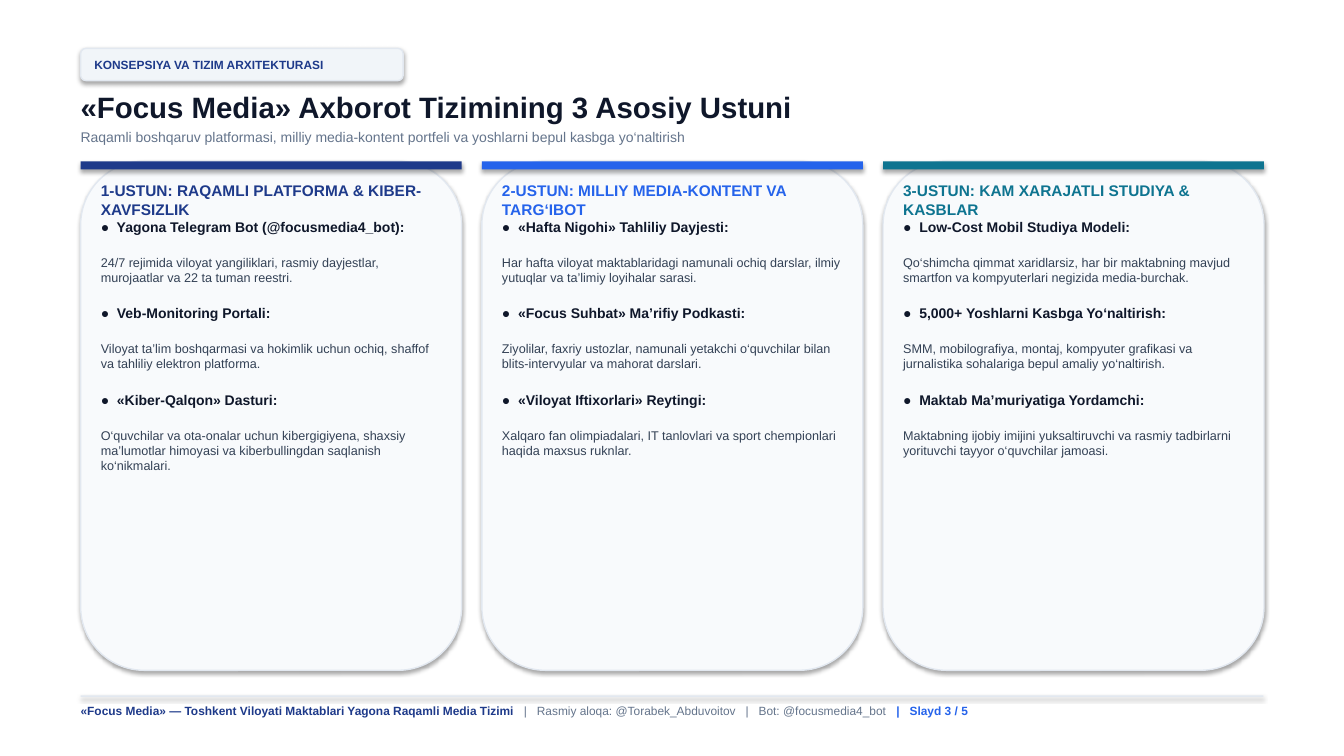
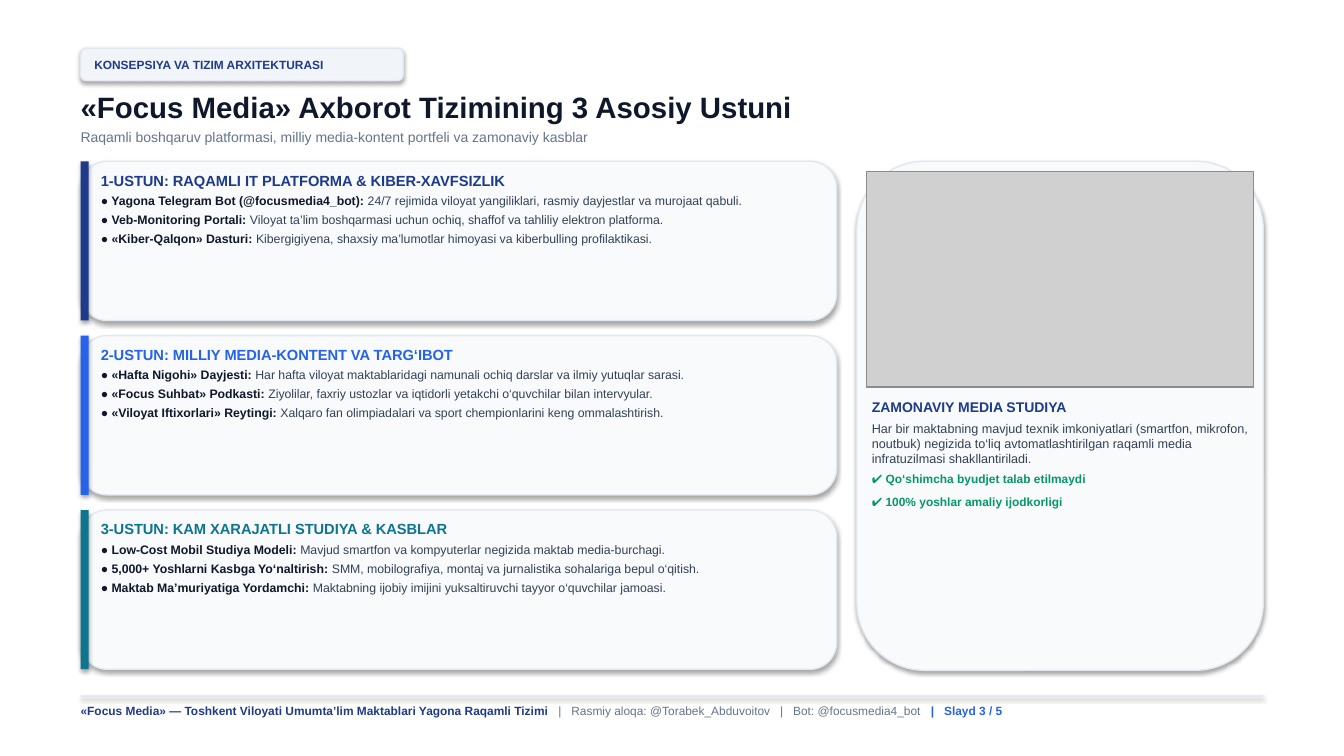
Before and after one commit to abduvoitov11/focus-media-toshkent, a slide deck: slide 3 of Focus_Media_Toshkent_Viloyati_5_Slayd.pptx. Drawn at 1344x756 pixels with LibreOffice and Linux fonts; fonts in the diff are those of the drawing; grey boxes stand for pictures. Boxes give left, top, right and bottom in pixels: in the first picture for what was removed or moved away, otherwise in the second. Text is boxed around its words. In the diff, an @@ line names an element or a change of style, - is before the commit and + after.

Commit message:
Refine: Add generated Focus Media logo and 3D illustration, streamline structure

```diff
--- a/Focus_Media_Toshkent_Viloyati_5_Slayd.pptx
+++ b/Focus_Media_Toshkent_Viloyati_5_Slayd.pptx
@@ text at box(81, 132, 588, 145): text changed @@
-Raqamli boshqaruv platformasi, milliy media-kontent portfeli va yoshlarni bepul kasbga yo‘naltirish
+Raqamli boshqaruv platformasi, milliy media-kontent portfeli va zamonaviy kasblar
@@ rounded rectangle removed at box(81, 161, 462, 670) @@
@@ rectangle removed at box(81, 161, 462, 169) @@
@@ rounded rectangle added at box(81, 161, 837, 321), fill #F8FAFC, outline #E2E8F0 1 pt @@
@@ rectangle added at box(81, 161, 89, 321), fill #1E3A8A @@
@@ text at box(101, 175, 742, 246): text changed; size 9 to 8.8 pt @@
-1-USTUN: RAQAMLI PLATFORMA & KIBER-XAVFSIZLIK
-● Yagona Telegram Bot (@focusmedia4_bot):
-24/7 rejimida viloyat yangiliklari, rasmiy dayjestlar, murojaatlar va 22 ta tuman reestri.
-● Veb-Monitoring Portali:
-Viloyat ta’lim boshqarmasi va hokimlik uchun ochiq, shaffof va tahliliy elektron platforma.
-● «Kiber-Qalqon» Dasturi:
-O‘quvchilar va ota-onalar uchun kibergigiyena, shaxsiy ma’lumotlar himoyasi va kiberbullingdan saqlanish ko‘nikmalari.
+1-USTUN: RAQAMLI IT PLATFORMA & KIBER-XAVFSIZLIK
+● Yagona Telegram Bot (@focusmedia4_bot): 24/7 rejimida viloyat yangiliklari, rasmiy dayjestlar va murojaat qabuli.
+● Veb-Monitoring Portali: Viloyat ta’lim boshqarmasi uchun ochiq, shaffof va tahliliy elektron platforma.
+● «Kiber-Qalqon» Dasturi: Kibergigiyena, shaxsiy ma’lumotlar himoyasi va kiberbulling profilaktikasi.
@@ rounded rectangle removed at box(482, 161, 863, 670) @@
@@ rectangle removed at box(482, 161, 863, 169) @@
@@ rounded rectangle: place and size @@
-rounded rectangle at box(883, 161, 1264, 670)
+rounded rectangle at box(857, 161, 1263, 670)
@@ picture added at box(867, 171, 1253, 387) @@
@@ rectangle removed at box(883, 161, 1264, 169) @@
@@ rounded rectangle added at box(81, 336, 837, 495), fill #F8FAFC, outline #E2E8F0 1 pt @@
@@ rectangle added at box(81, 336, 89, 495), fill #2563EB @@
@@ text at box(101, 349, 453, 360): size 11 to 10.5 pt in "2-USTUN: MILLIY MEDIA-KONTENT VA TARG‘IBOT" @@
@@ text "2-USTUN: MILLIY MEDIA-KONTENT VA TARG‘IBOT": place and size @@
-text "2-USTUN: MILLIY MEDIA-KONTENT VA TARG‘IBOT" at box(502, 185, 840, 458)
+text "2-USTUN: MILLIY MEDIA-KONTENT VA TARG‘IBOT" at box(101, 349, 684, 420)
@@ text at box(112, 370, 684, 420): text changed; size 9 to 8.8 pt @@
-● «Hafta Nigohi» Tahliliy Dayjesti:
-Har hafta viloyat maktablaridagi namunali ochiq darslar, ilmiy yutuqlar va ta’limiy loyihalar sarasi.
-● «Focus Suhbat» Ma’rifiy Podkasti:
-Ziyolilar, faxriy ustozlar, namunali yetakchi o‘quvchilar bilan blits-intervyular va mahorat darslari.
-● «Viloyat Iftixorlari» Reytingi:
-Xalqaro fan olimpiadalari, IT tanlovlari va sport chempionlari haqida maxsus ruknlar.
+● «Hafta Nigohi» Dayjesti: Har hafta viloyat maktablaridagi namunali ochiq darslar va ilmiy yutuqlar sarasi.
+● «Focus Suhbat» Podkasti: Ziyolilar, faxriy ustozlar va iqtidorli yetakchi o‘quvchilar bilan intervyular.
+● «Viloyat Iftixorlari» Reytingi: Xalqaro fan olimpiadalari va sport chempionlarini keng ommalashtirish.
@@ text added at box(872, 402, 1248, 508), 9 pt, text #334155 @@
+ZAMONAVIY MEDIA STUDIYA
+Har bir maktabning mavjud texnik imkoniyatlari (smartfon, mikrofon, noutbuk) negizida to‘liq avtomatlashtirilgan raqamli media infratuzilmasi shakllantiriladi.
+✔ Qo‘shimcha byudjet talab etilmaydi
+✔ 100% yoshlar amaliy ijodkorligi
@@ rounded rectangle added at box(81, 510, 837, 669), fill #F8FAFC, outline #E2E8F0 1 pt @@
@@ rectangle added at box(81, 510, 89, 669), fill #0E7490 @@
@@ text at box(101, 523, 447, 534): size 11 to 10.5 pt in "3-USTUN: KAM XARAJATLI STUDIYA & KASBLAR" @@
@@ text "3-USTUN: KAM XARAJATLI STUDIYA & ...": place and size @@
-text "3-USTUN: KAM XARAJATLI STUDIYA & ..." at box(903, 185, 1231, 458)
+text "3-USTUN: KAM XARAJATLI STUDIYA & ..." at box(101, 523, 700, 595)
@@ text at box(112, 545, 700, 595): text changed; size 9 to 8.8 pt @@
-● Low-Cost Mobil Studiya Modeli:
-Qo‘shimcha qimmat xaridlarsiz, har bir maktabning mavjud smartfon va kompyuterlari negizida media-burchak.
-● 5,000+ Yoshlarni Kasbga Yo‘naltirish:
-SMM, mobilografiya, montaj, kompyuter grafikasi va jurnalistika sohalariga bepul amaliy yo‘naltirish.
-● Maktab Ma’muriyatiga Yordamchi:
-Maktabning ijobiy imijini yuksaltiruvchi va rasmiy tadbirlarni yorituvchi tayyor o‘quvchilar jamoasi.
+● Low-Cost Mobil Studiya Modeli: Mavjud smartfon va kompyuterlar negizida maktab media-burchagi.
+● 5,000+ Yoshlarni Kasbga Yo‘naltirish: SMM, mobilografiya, montaj va jurnalistika sohalariga bepul o‘qitish.
+● Maktab Ma’muriyatiga Yordamchi: Maktabning ijobiy imijini yuksaltiruvchi tayyor o‘quvchilar jamoasi.
@@ text at box(81, 706, 1003, 718): text changed @@
-«Focus Media» — Toshkent Viloyati Maktablari Yagona Raqamli Media Tizimi | Rasmiy aloqa: @Torabek_Abduvoitov | Bot: @focusmedia4_bot | Slayd 3 / 5
+«Focus Media» — Toshkent Viloyati Umumta’lim Maktablari Yagona Raqamli Tizimi | Rasmiy aloqa: @Torabek_Abduvoitov | Bot: @focusmedia4_bot | Slayd 3 / 5
```
Also in this commit, not shown: 4 other slides changed, 4 other files.
